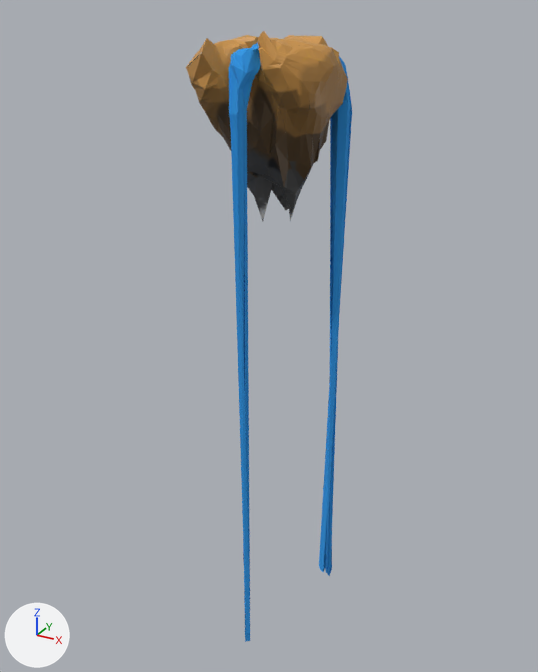
Renders of the Blender file ast/models/islands/island2.blend from each side of a commit.
Both versions are drawn from a 50 mm lens placed at (178.0, -321.0, 39.0), pointed at (3.0, -4.0, -119.0). Arrows for +X, +Y and +Z are at lower left; the lights stay in place. The first picture is the older version.

Before the edit, the objects in view are built like this:
```python
mat_material_001 = principled_material('Material.001')
mat_material_001.texture = img_island2
me_icosphere = bpy.data.meshes.new('Icosphere')
me_icosphere.from_pydata(...)  # 641 vertices, 1278 faces; spans x -30.1..41.7, y -50.3..31.8, z -55.9..31.0
me_icosphere.materials.append(mat_material_001)  # picture img_island2
me_torus = bpy.data.meshes.new('Torus')
me_torus.from_pydata(...)  # 312 vertices, 302 faces; spans x -53.4..2.4, y -1.2..1.1, z -0.4..1.1
me_torus.materials.append(mat_water)  # blue #2d98e7
ob_icosphere = bpy.data.objects.new('Icosphere', me_icosphere)
ob_icosphere.location = (0.0, 0.0, 0.0)
ob_torus = bpy.data.objects.new('Torus', me_torus)
ob_torus.location = (22.2, -10.6, 13.1)
ob_torus.rotation_euler = (-0.0215, -1.684, -0.197)  # degrees (-1.2, -96, -11)
ob_torus.scale = (5.71, 34.8, 34.6)
```
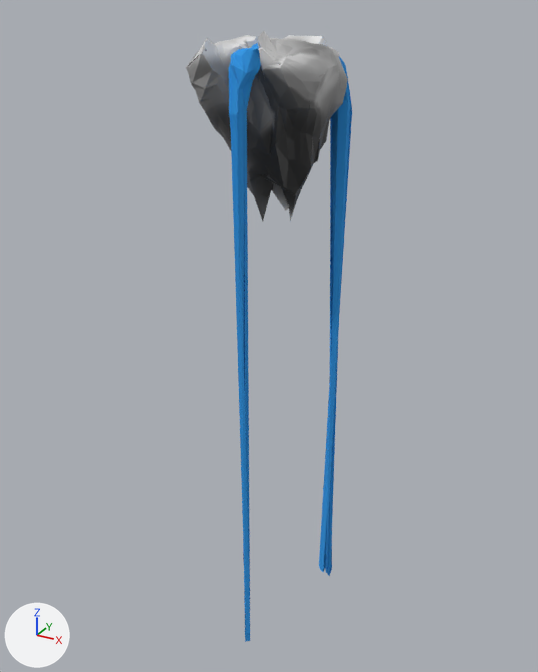
Where the change shows, as pixel boxes (x1, y1, x2, y2) in the pictures (538 x 672 px):
'Icosphere', surface changed: (186, 31, 348, 221) in both

Diff of the bpy script that builds the scene:
```diff
--- a/ast/models/islands/island2.blend.py
+++ b/ast/models/islands/island2.blend.py
@@ img_island2_snow @@
+img_island2_snow = load_image('island2_snow', '_unpacked/island2_snow', 1024, 1024, 'sRGB')
@@ mat_material_001 @@
 mat_material_001 = principled_material('Material.001')
-mat_material_001.texture = img_island2
+mat_material_001.texture = img_island2_snow
```
